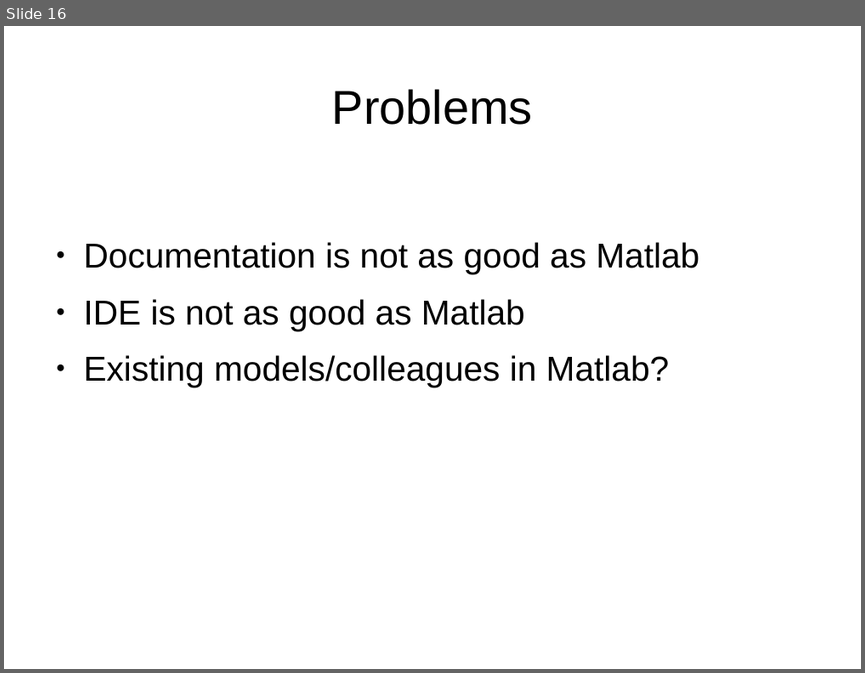
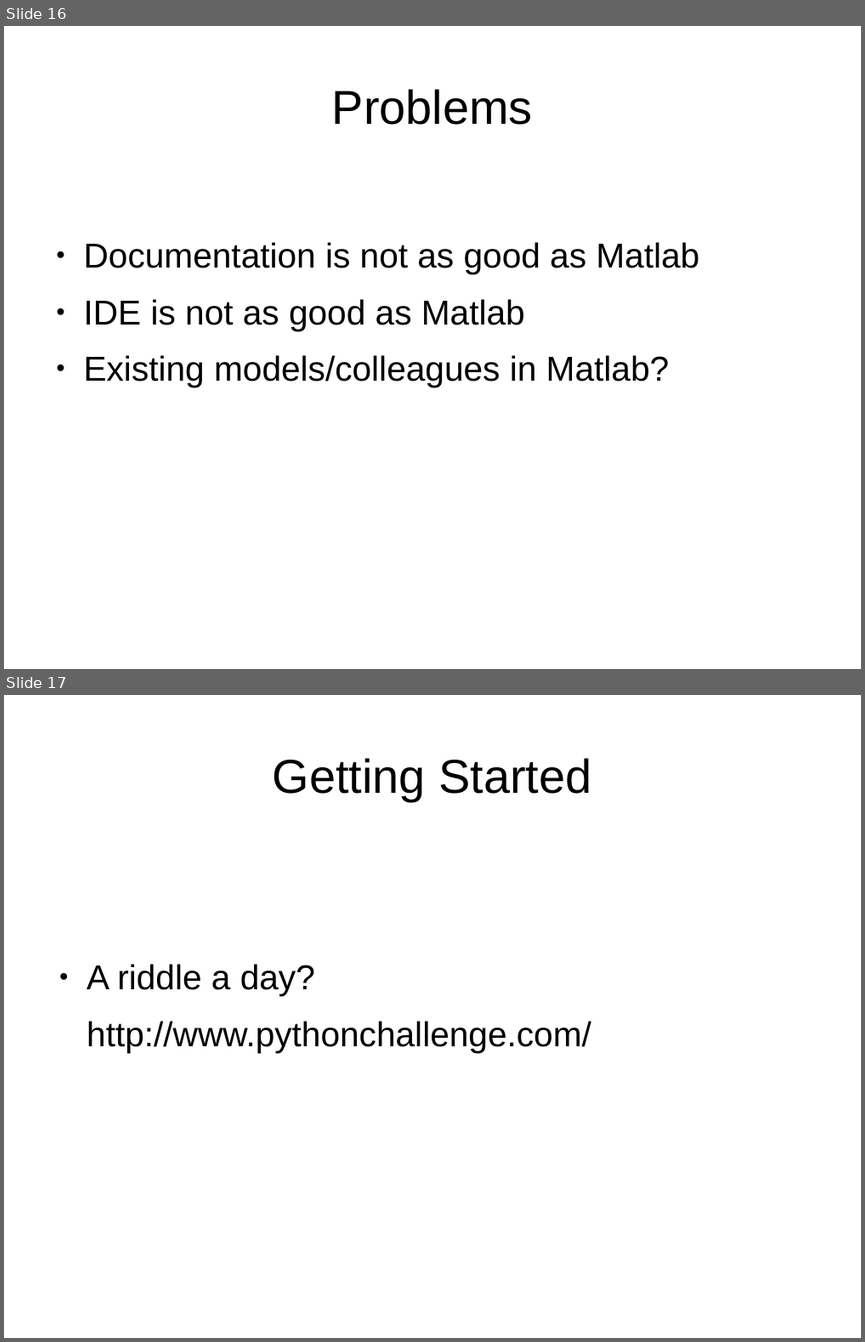
Before and after one commit to mikehulluk/IntroductionToResearchComputing, a slide deck: Wk8/WhYPython.odp. Shown one above the other, each under a label of ours: slide 16 before the commit, slides 16 and 17 after it. The pictures are 865x673 and 865x1342 pixels, drawn with LibreOffice and Linux fonts; fonts in the diff are those of the drawing. Boxes give left, top, right and bottom in pixels: in the first picture for what was removed or moved away, otherwise in the second. Text is boxed around its words. In the diff, an @@ line names an element or a change of style, - is before the commit and + after.

```diff
--- a/Wk8/WhYPython.odp
+++ b/Wk8/WhYPython.odp
@@ slide 17 added at (x1=4, y1=695, x2=861, y2=1338), background #FFFFFF @@
@@ title added at (x1=273, y1=758, x2=591, y2=801), 44 pt, text #000000 @@
+Getting Started
@@ text added at (x1=86, y1=964, x2=591, y2=1053), 32 pt, text #000000 @@
+● A riddle a day?
+http://www.pythonchallenge.com/
```
Also in this commit, not shown: 5 slides changed, 1 other slide added, 1 slide removed, 12 other files.
